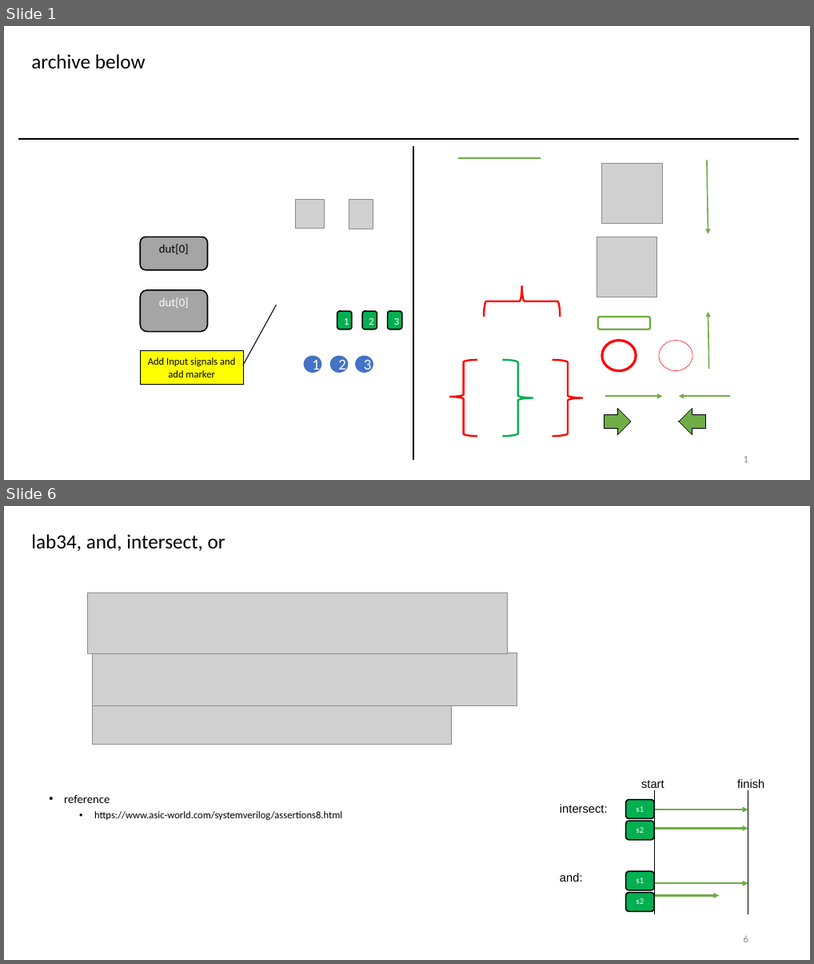
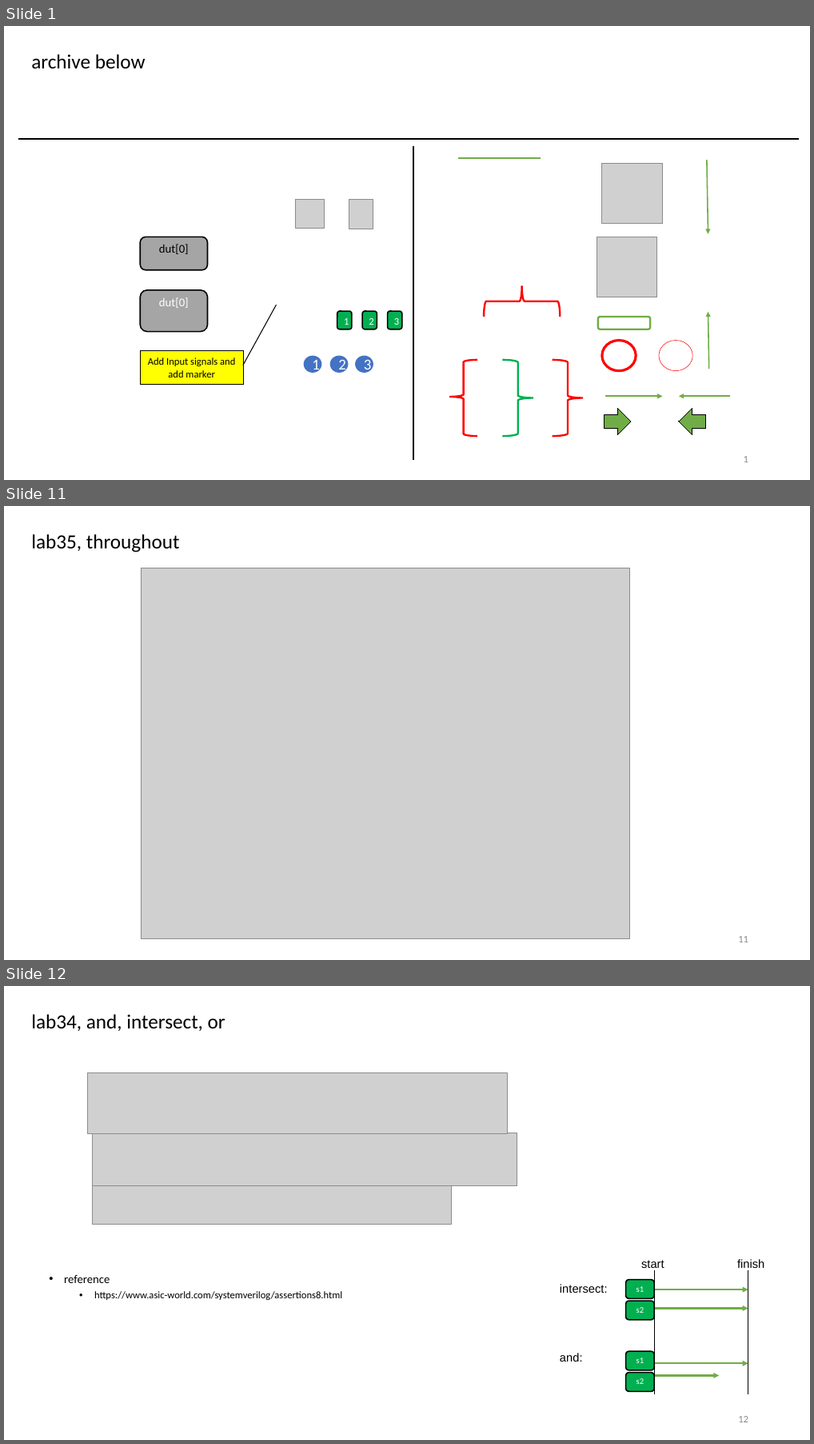
Before and after one commit to r06942072/study_sv, a slide deck: note.pptx. Shown one above the other, each under a label of ours: slides 1 and 6 before the commit, slides 1, 11 and 12 after it; the slides between them are not shown. The pictures are 814x964 and 814x1444 pixels, drawn with LibreOffice and Linux fonts; fonts in the diff are those of the drawing; grey boxes stand for pictures. Boxes give left, top, right and bottom in pixels: in the first picture for what was removed or moved away, otherwise in the second. Text is boxed around its words. In the diff, an @@ line names an element or a change of style, - is before the commit and + after.

```diff
--- a/note.pptx
+++ b/note.pptx
@@ slide 11 added at <box>4,506,810,960</box>, background #FFFFFF @@
@@ title added at <box>31,534,180,552</box>, 24 pt, text #000000 @@
+lab35, throughout
@@ picture added at <box>141,568,630,939</box> @@
@@ page number added at <box>738,936,749,942</box>, 12 pt, text #8C8C8C @@
+11
@@ what was slide 6 is now slide 12 @@
@@ page number at <box>738,1416,749,1422</box>: text changed @@
-6
+12
```
Also in this commit, not shown: 2 slides changed, 7 other slides added, 2 slides removed, 12 other files.
